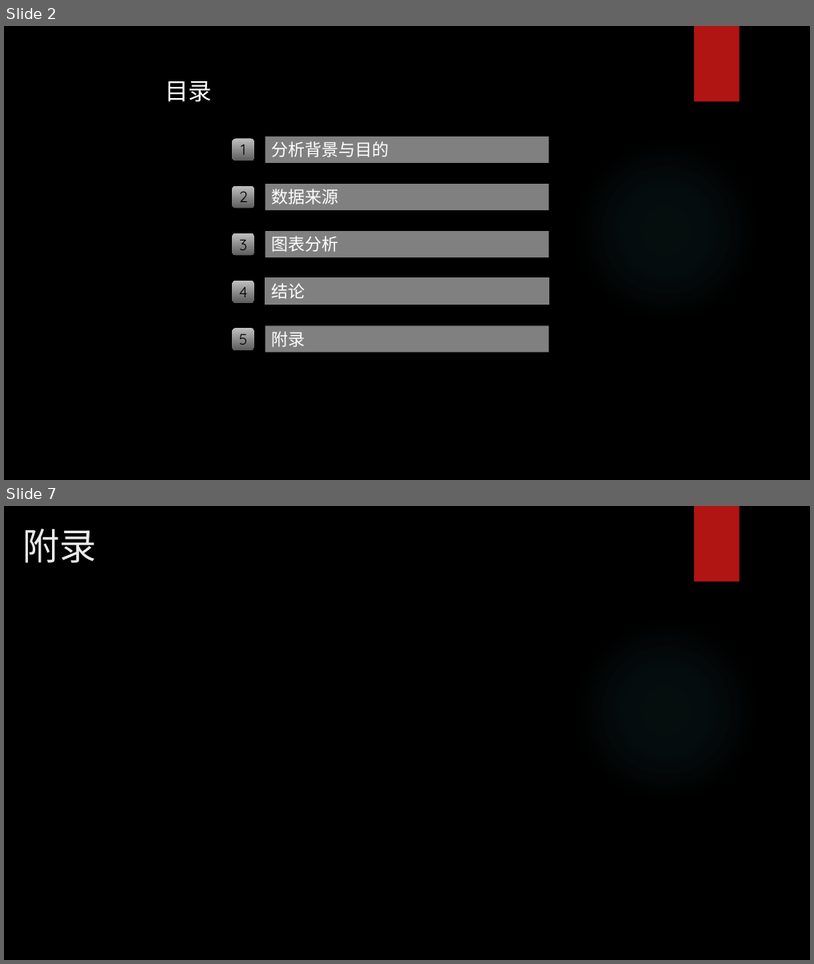
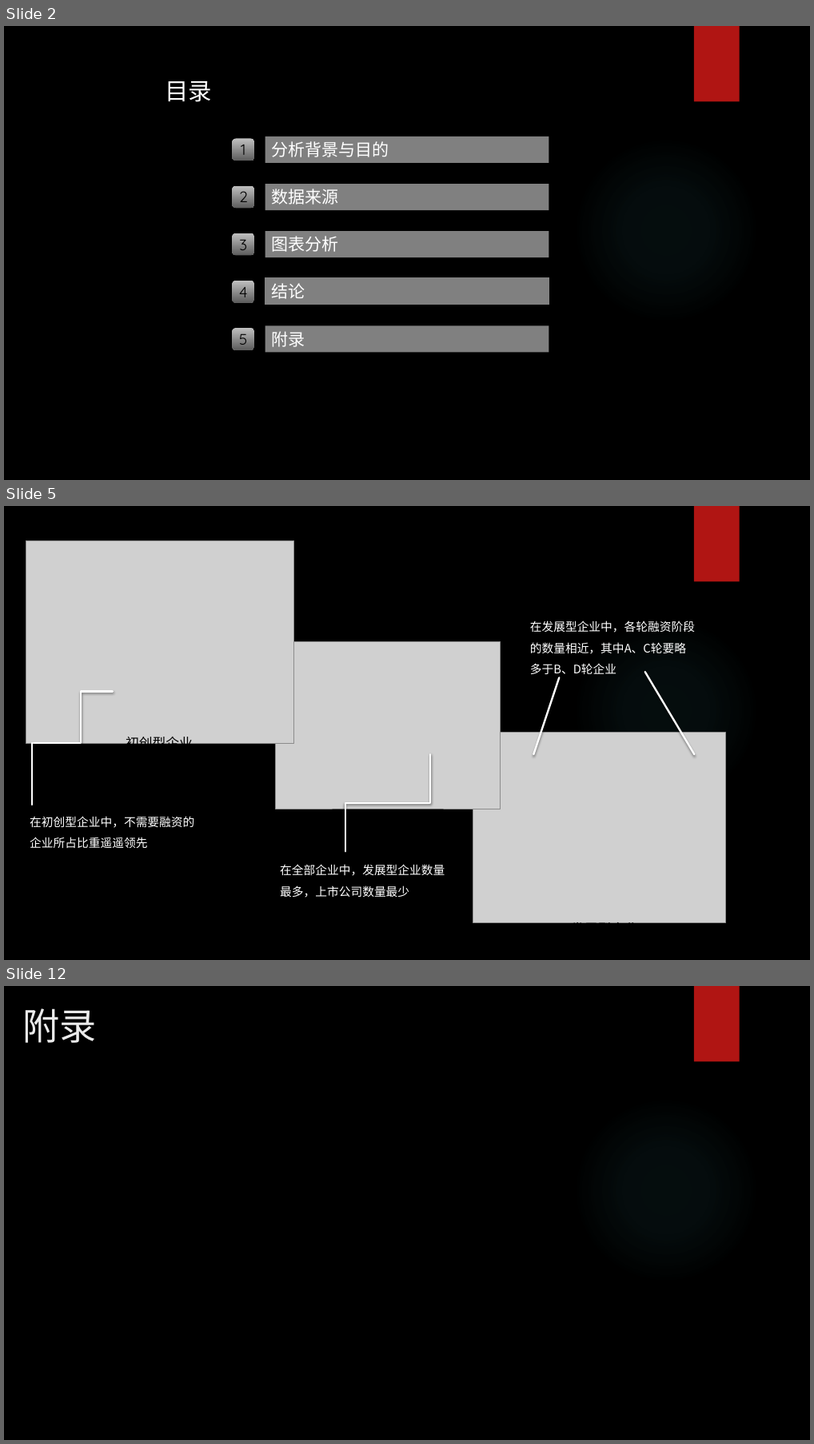
Before and after one commit to JackyQQQu/Lagou_DAposition, a slide deck: 数据分析报告.pptx. Shown one above the other, each under a label of ours: slides 2 and 7 before the commit, slides 2, 5 and 12 after it; the slides between them are not shown. The pictures are 814x964 and 814x1444 pixels, drawn with LibreOffice and Linux fonts; fonts in the diff are those of the drawing; grey boxes stand for pictures; background and template pictures are left out. Boxes give left, top, right and bottom in pixels: in the first picture for what was removed or moved away, otherwise in the second. Text is boxed around its words. In the diff, an @@ line names an element or a change of style, - is before the commit and + after.

```diff
--- a/数据分析报告.pptx
+++ b/数据分析报告.pptx
@@ slide 5 added at (4,506,810,960), background picture (left out); not listed: 2 template elements that a slide beside it also shows @@
@@ picture added at (26,540,294,743) @@
@@ text added at (355,619,422,641), 16 pt, text #000000 @@
+全部企业
@@ text added at (530,620,695,677), 14 pt, text #FFFFFF @@
+在发展型企业中，各轮融资阶段的数量相近，其中A、C轮要略多于B、D轮企业
@@ picture added at (276,641,501,808) @@
@@ line added from (695, 754) to (646, 672), #FFFFFF 2.25 pt @@
@@ elbow line added from (113, 691) to (32, 743), #FFFFFF 2.25 pt @@
@@ line added from (534, 754) to (559, 677), #FFFFFF 2.25 pt @@
@@ line added from (32, 743) to (32, 805), #FFFFFF 2.25 pt @@
@@ text added at (126,734,193,744), 16 pt, text #000000 @@
+初创型企业
@@ picture added at (474,732,726,922) @@
@@ elbow line added from (430, 754) to (345, 852), #FFFFFF 2.25 pt @@
@@ text added at (30,816,194,848), 14 pt, text #FFFFFF @@
+在初创型企业中，不需要融资的企业所占比重遥遥领先
@@ text added at (280,864,445,897), 14 pt, text #FFFFFF @@
+在全部企业中，发展型企业数量最多，上市公司数量最少
@@ text added at (571,920,638,923), 16 pt, text #000000 @@
+发展型企业
@@ what was slide 7 is now slide 12 @@
```
Also in this commit, not shown: 4 slides changed, 5 other slides added, 1 slide removed, 1 other file.
